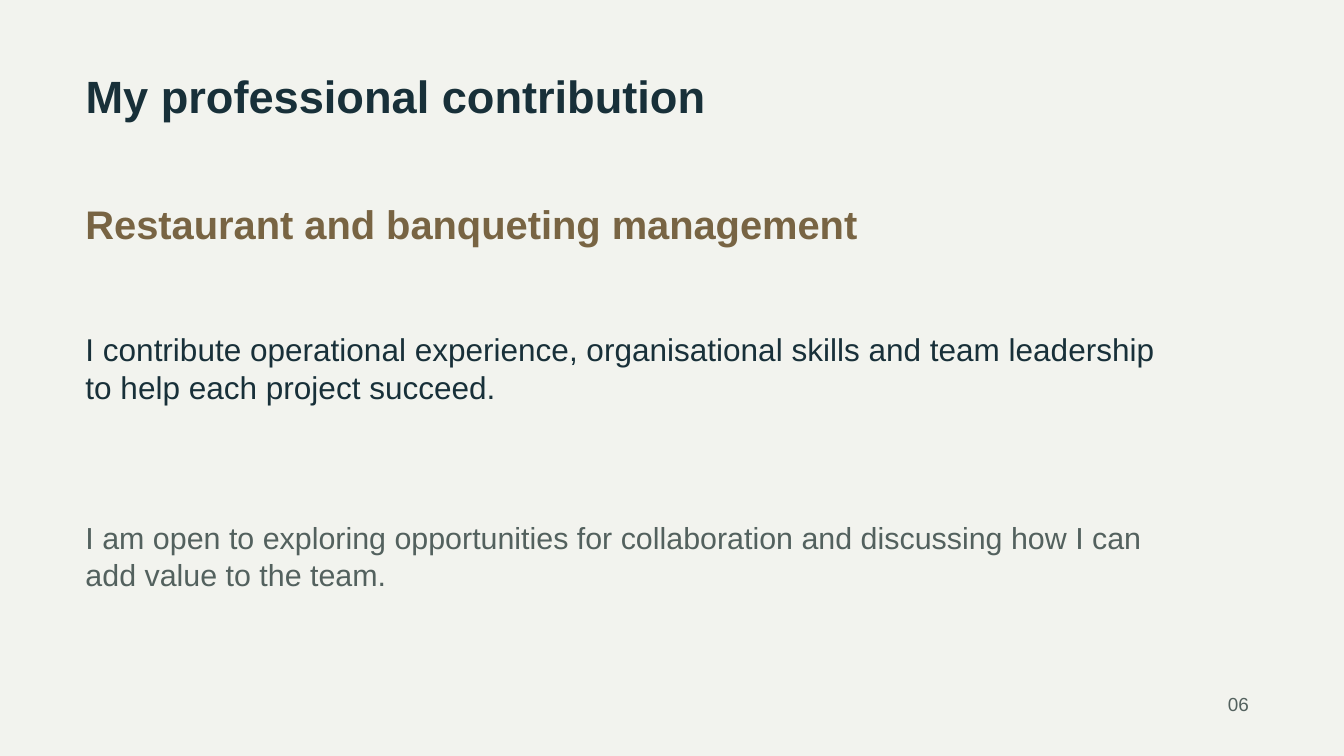
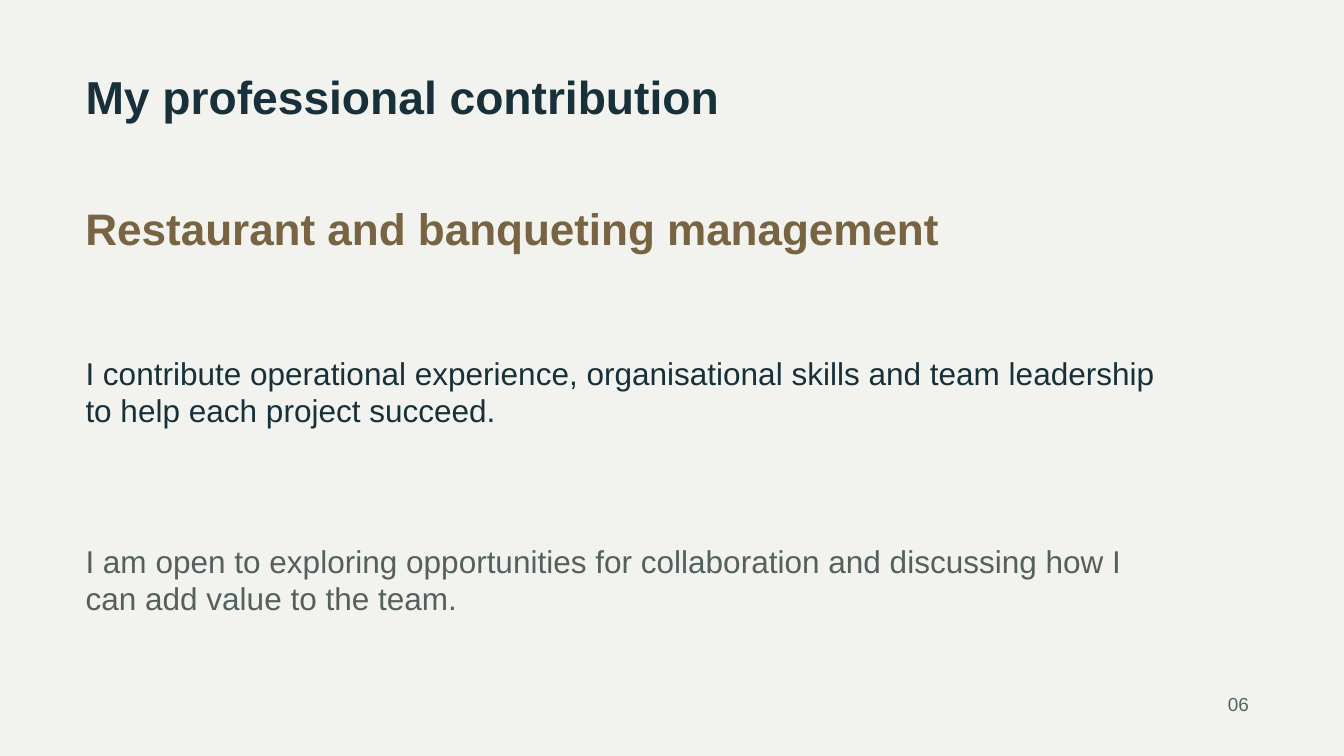
Before and after one commit to Raymonchu48/human-systems-performance, a slide deck: slide 6 of en/assets/Perfil_Hosteleria_Ramon_Curbalan_Vega.pptx. Drawn at 1344x756 pixels with LibreOffice and Linux fonts; fonts in the diff are those of the drawing. Boxes give left, top, right and bottom in pixels: in the first picture for what was removed or moved away, otherwise in the second. Text is boxed around its words. In the diff, an @@ line names an element or a change of style, - is before the commit and + after.

Commit message:
Restore original Spanish document and deck designs in the English edition
Preserve original artwork, page geometry, colours and typography; translate text in place. Restore contact artwork and FARMAGEND branding, and refresh document viewer URLs.

```diff
--- a/en/assets/Perfil_Hosteleria_Ramon_Curbalan_Vega.pptx
+++ b/en/assets/Perfil_Hosteleria_Ramon_Curbalan_Vega.pptx
@@ text "My professional contribution" at (86, 80, 719, 123): size 32.2 to 33 pt @@
@@ text "Restaurant and banqueting management" at (85, 213, 938, 253): size 28.5 to 31.5 pt @@
@@ text "I contribute operational experience, organisational ...": place and size @@
-text "I contribute operational experience, organisational ..." at (85, 338, 1154, 405)
+text "I contribute operational experience, organisational ..." at (86, 362, 1154, 428)
@@ text "I am open to exploring ...": place and size @@
-text "I am open to exploring ..." at (85, 527, 1141, 587)
+text "I am open to exploring ..." at (86, 550, 1121, 611)
@@ text "I am open to exploring ..." at (86, 550, 1121, 611): size 21.8 to 22.5 pt @@
```
Also in this commit, not shown: 5 other slides changed, 32 other files.
